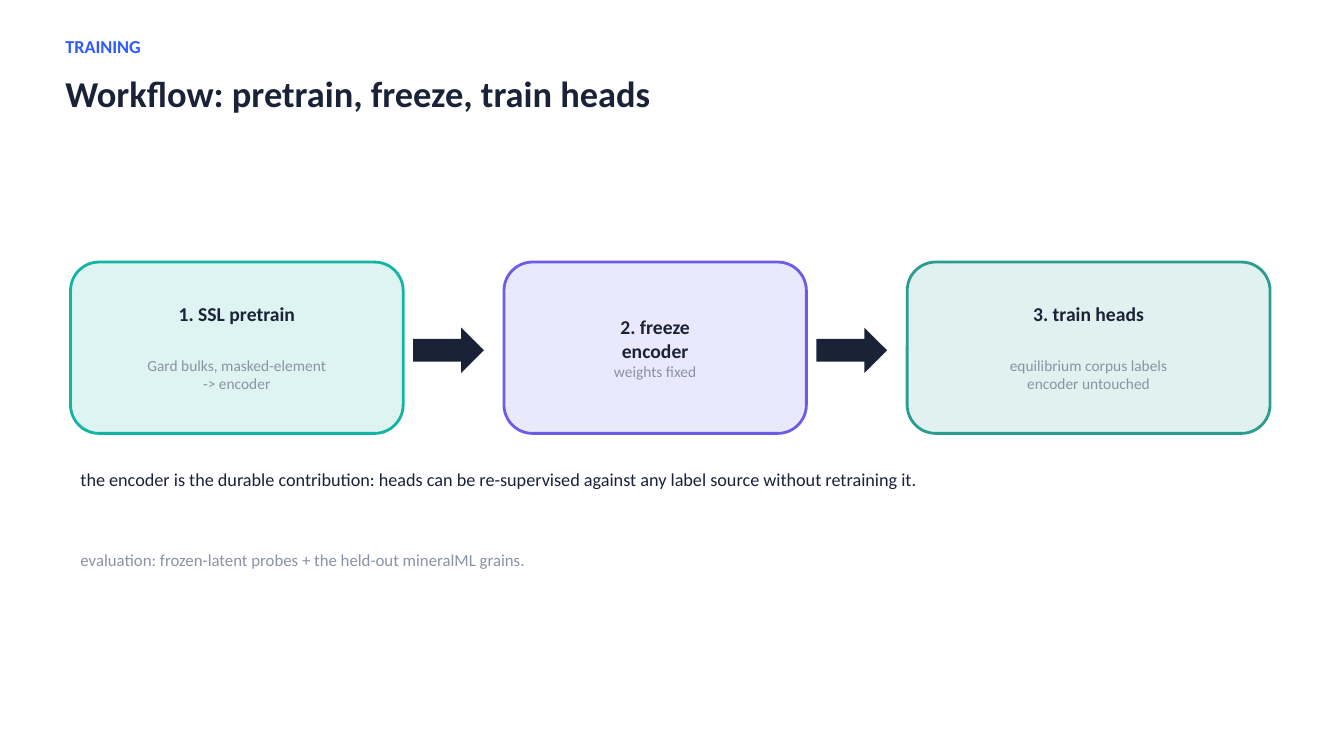
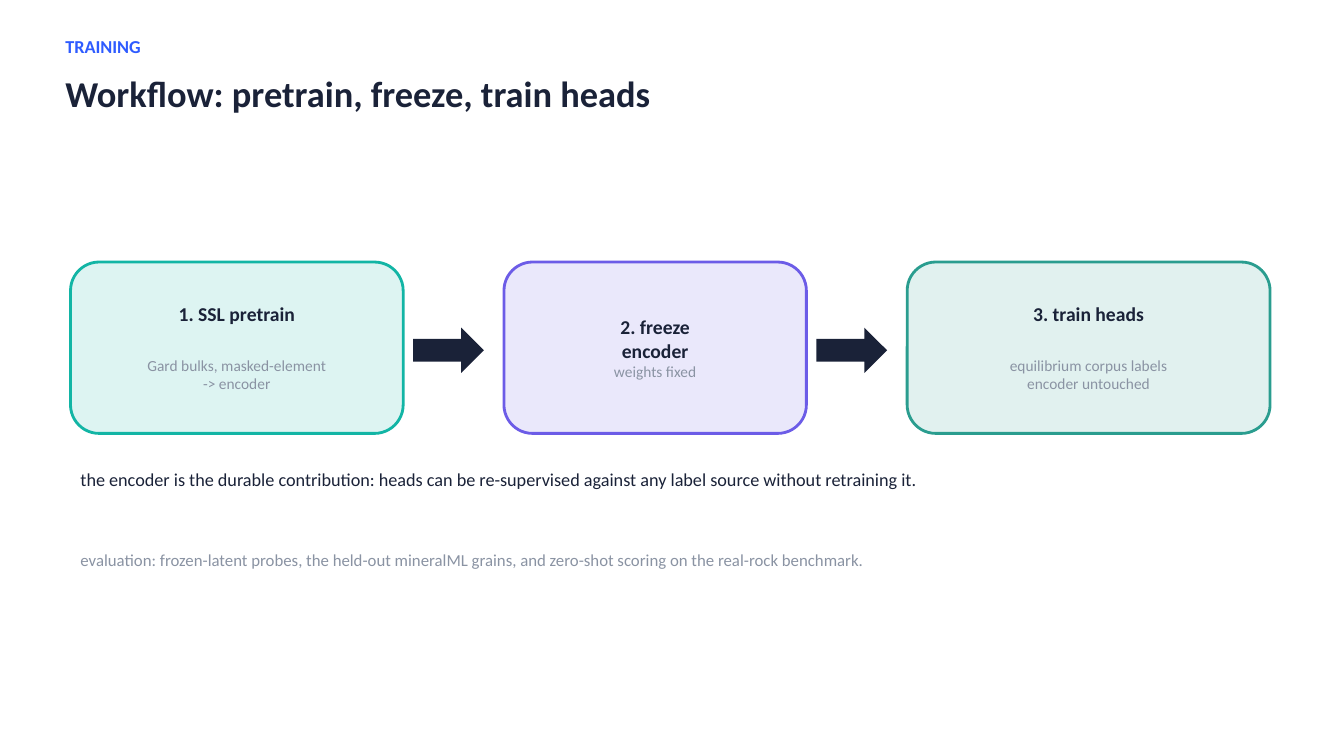
Before and after one commit to matthew-j-liu/phasecast, a slide deck: slide 11 of slides/overview.pptx. Drawn at 1344x756 pixels with LibreOffice and Linux fonts; fonts in the diff are those of the drawing. Boxes give left, top, right and bottom in pixels: in the first picture for what was removed or moved away, otherwise in the second. Text is boxed around its words. In the diff, an @@ line names an element or a change of style, - is before the commit and + after.

```diff
--- a/slides/overview.pptx
+++ b/slides/overview.pptx
@@ text at box(80, 554, 863, 569): text changed @@
-evaluation: frozen-latent probes + the held-out mineralML grains.
+evaluation: frozen-latent probes, the held-out mineralML grains, and zero-shot scoring on the real-rock benchmark.
```
Also in this commit, not shown: 12 other slides changed, 1 slide added, 1 other file.
